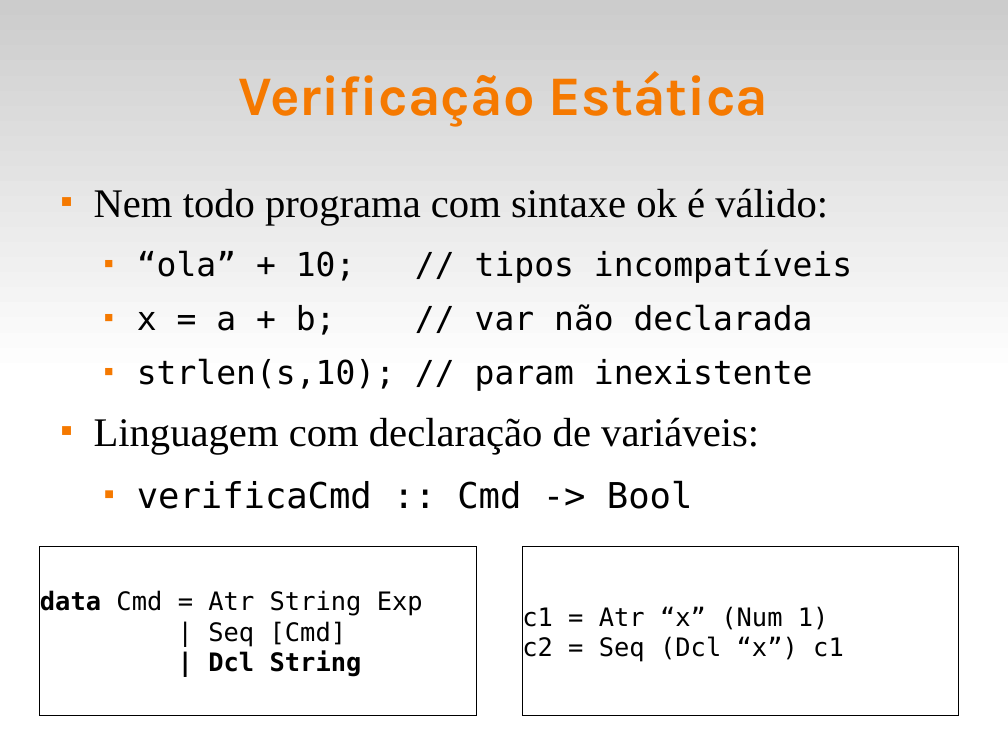
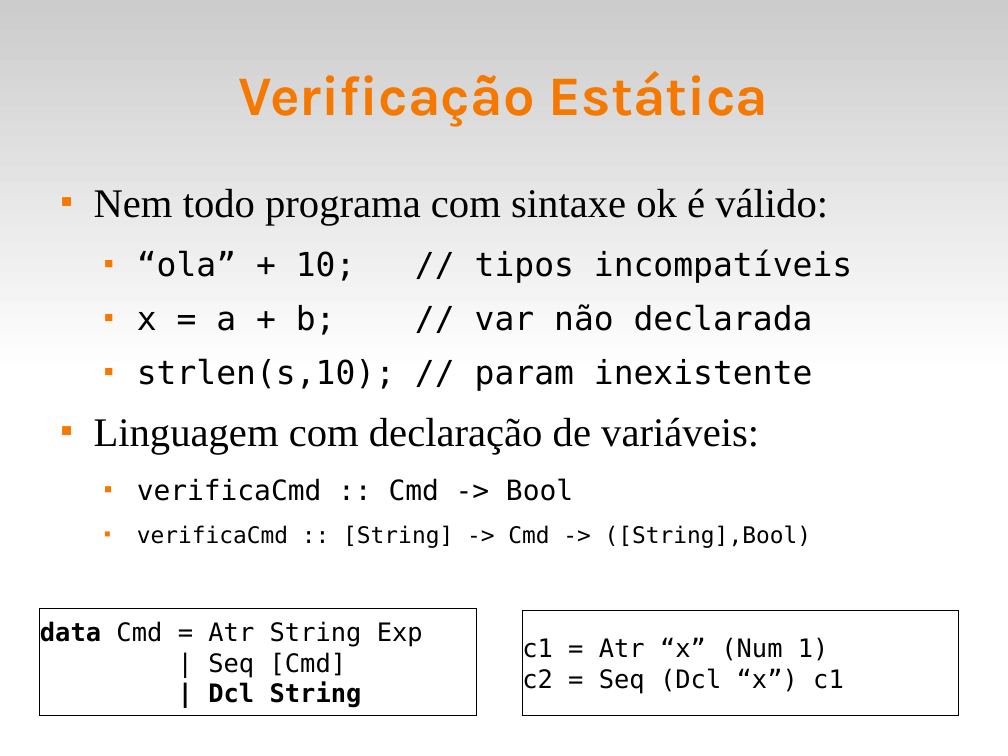
Before and after one commit to fsantanna-uerj/EDL, a slide deck: slide 14 of slides/edl-11-lang.odp. Drawn at 1008x756 pixels with LibreOffice and Linux fonts; fonts in the diff are those of the drawing. Boxes give left, top, right and bottom in pixels: in the first picture for what was removed or moved away, otherwise in the second. Text is boxed around its words. In the diff, an @@ line names an element or a change of style, - is before the commit and + after.

```diff
--- a/slides/edl-11-lang.odp
+++ b/slides/edl-11-lang.odp
@@ text at [137,478,573,501]: size 28 to 22 pt in "verificaCmd :: Cmd -> Bool" @@
@@ text at [137,525,811,548]: paragraph added @@
+  ■ verificaCmd :: [String] -> Cmd -> ([String],Bool)
@@ rectangle "data Cmd = Atr String ...": place and size @@
-rectangle "data Cmd = Atr String ..." at [40,547,477,716]
+rectangle "data Cmd = Atr String ..." at [40,609,477,716]
@@ rectangle "c1 = Atr “x” (Num ...": place and size @@
-rectangle "c1 = Atr “x” (Num ..." at [522,547,959,716]
+rectangle "c1 = Atr “x” (Num ..." at [522,610,959,715]
```
Also in this commit, not shown: 1 other slide changed, 2 other files.
